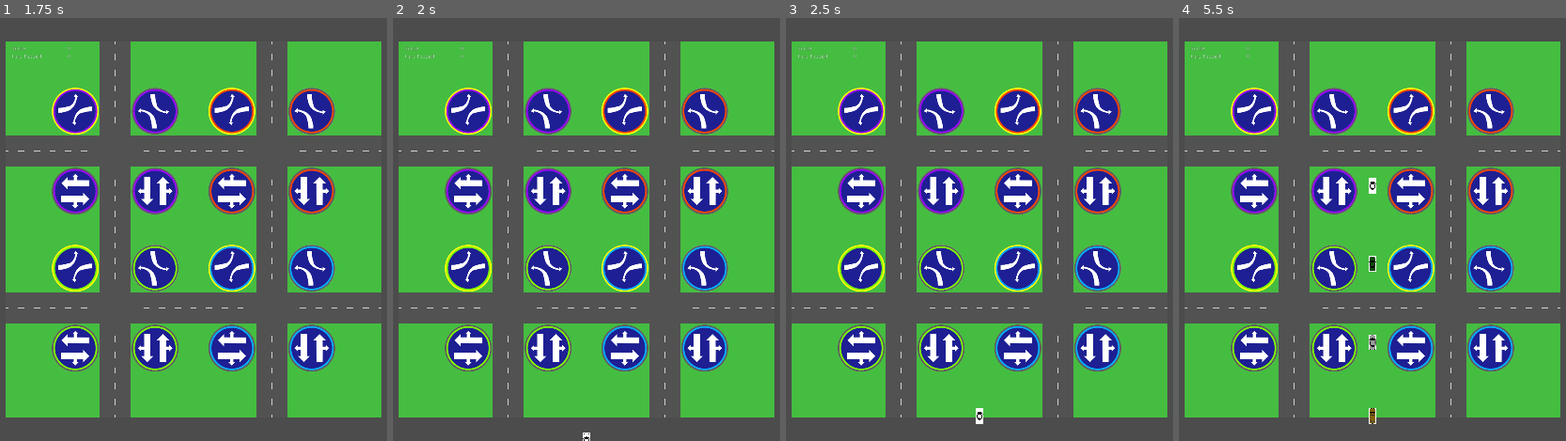
Above: before the commit, frames 1-4 (left to right).
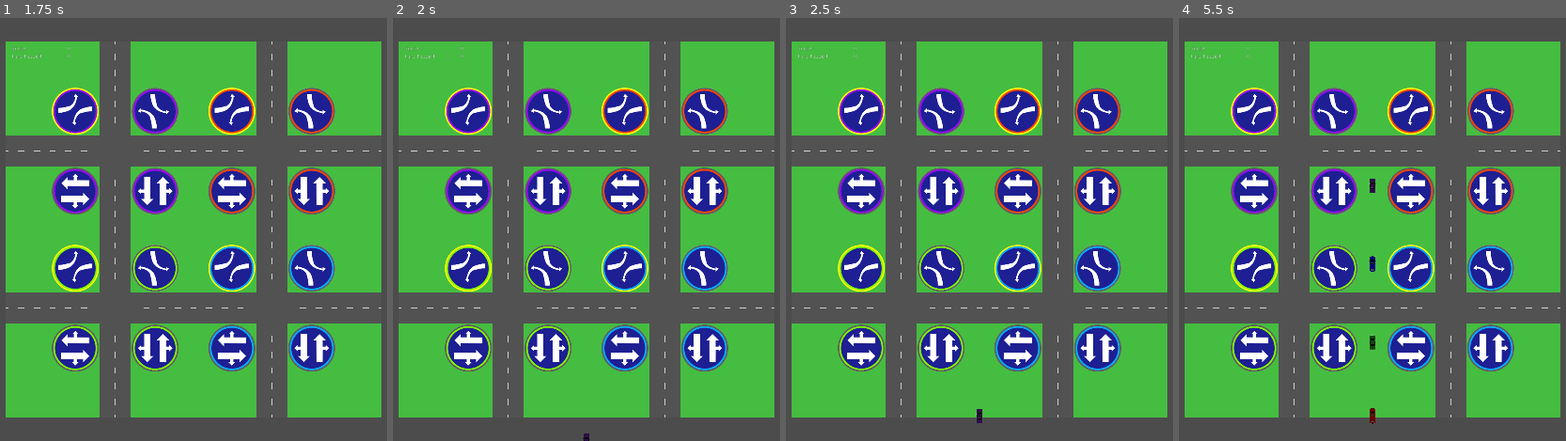
Above: after the commit, the same moments.

Repository: nicohi/terrific-lights-multiplayer
Game: Godot game, scene res://Map.tscn
The game is run twice, just before and just after one commit, with the same random seed, the same clock (stepped at 60 frames per second) and the same inputs.
Inputs (mouse positions are in pixels of both pictures, inside the frame that each line leads up to):
- Up to frame 1 (1.75 s): tap Enter at 0.5 s; move the mouse to (359, 208) at 0.52 s; click (359, 208) at 0.67 s; tap Space at 1.25 s; move the mouse to (42, 250) at 1.27 s; click (42, 250) at 1.42 s
- Up to frame 2 (2 s): no input
- Up to frame 3 (2.5 s): tap Enter at 2 s; move the mouse to (1053, 136) at 2.02 s; click (1053, 136) at 2.17 s
- Up to frame 4 (5.5 s): tap Space at 2.75, 4.25 s; move the mouse to (1333, 314) at 2.77 s; click (1333, 314) at 2.92 s; tap Enter at 3.5 s; move the mouse to (outside the picture) at 3.52 s; click (outside the picture) at 3.67 s; move the mouse to (outside the picture) at 4.27 s; click (outside the picture) at 4.42 s; move the mouse to (1411, 229) at 5.02 s; click (1411, 229) at 5.17 s

Frame 1 is identical in both runs. In frame 2, less than 0.1% of the frame differs, in the area x 49-51%, y 98-100%; in frame 3, less than 0.1%; in frame 4, 0.3%, in the area x 49-51%, y 37-96%.

Commit message:
Animated cars

Diff:
--- a/Car/Car.gd
+++ b/Car/Car.gd
@@ -33,15 +33,16 @@
 
 var timer: Timer
 
-var blackCar = preload("res://Car/Car1BlackTransparent.jpg")
-var blueCar = preload("res://Car/Car1BlueTransparent.jpg")
-var redCar = preload("res://Car/Car1RedTransparent.jpg")
-var tanCar = preload("res://Car/Car1TanTransparent.jpg")
-var greenCar = preload("res://Car/Car2GreenTransparent.jpg")
-var orangeCar = preload("res://Car/Car2OrangeTransparent.jpg")
-var purpleCar = preload("res://Car/Car2PurpleTransparent.jpg")
-var tealCar = preload("res://Car/Car2TealTransparent.jpg")
-var whiteCar = preload("res://Car/Car2WhiteTransparent.jpg")
+var blackCar = preload("res://Car/TriotemplateBlackTurns.png")
+var blueCar = preload("res://Car/TriotemplateBlueTurns.png")
+var redCar = preload("res://Car/TriotemplateRedTurn.png")
+var tanCar = preload("res://Car/TriotemplateTanTurns.png")
+var greenCar = preload("res://Car/TriotemplateGreenTurns.png")
+var orangeCar = preload("res://Car/TriotemplateOrangeTurns.png")
+var purpleCar = preload("res://Car/TriotemplatePurpleTurns.png")
+var tealCar = preload("res://Car/TriotemplateTealTurns.png")
+var whiteCar1 = preload("res://Car/TriotemplateWhite1Turns.png")
+var whiteCar2 = preload("res://Car/TriotemplateWhite2Turns.png")
 
 var carTextures = [
 	blackCar,
@@ -52,7 +53,8 @@
 	orangeCar,
 	purpleCar,
 	tealCar,
-	whiteCar
+	whiteCar1,
+	whiteCar2
 ]
 
 onready var start_pos := Vector2(
@@ -60,6 +62,7 @@
 	get_viewport_rect().size.y + PADDING
 )
 onready var sprite := $Sprite
+onready var animationPlayer := $AnimationPlayer
 
 func _init():
 	timer = Timer.new()
@@ -97,6 +100,7 @@
 	drive = false
 	points = MAX_POINTS
 	timer.stop()
+	animationPlayer.play("DriveStraight")
 
 # returns true if the car is out of the screens view
 func _out_of_view() -> bool:
@@ -111,10 +115,19 @@
 
 func _set_speed_and_direction():
 	if self.position.y <= 2 * OS.window_size.y / 3 and direction != DIRECTIONS[2]:
+		match direction:
+			RIGHT:
+				animationPlayer.play("TurnRight")
+			LEFT:
+				animationPlayer.play("TurnLeft")
+			_:
+				animationPlayer.play("DriveStraight")
+
 		current_speed = TURNING_SPEED
 		speed_modifier = FRICTION
 
 	if turn_done:
+		animationPlayer.play("DriveStraight")
 		current_speed = MAX_SPEED
 		speed_modifier = ACCELERATION
 
--- a/Car/Car.tscn
+++ b/Car/Car.tscn
@@ -1,7 +1,56 @@
-[gd_scene load_steps=3 format=2]
+[gd_scene load_steps=6 format=2]
 
 [ext_resource path="res://Car/Car.gd" type="Script" id=1]
-[ext_resource path="res://Car/Car1BlackTransparent.jpg" type="Texture" id=2]
+[ext_resource path="res://Car/TriotemplateOrangeTurns.png" type="Texture" id=2]
+
+[sub_resource type="Animation" id=1]
+resource_name = "DriveStraight"
+length = 0.1
+loop = true
+tracks/0/type = "value"
+tracks/0/path = NodePath("Sprite:frame")
+tracks/0/interp = 1
+tracks/0/loop_wrap = true
+tracks/0/imported = false
+tracks/0/enabled = true
+tracks/0/keys = {
+"times": PoolRealArray( 0 ),
+"transitions": PoolRealArray( 1 ),
+"update": 1,
+"values": [ 0 ]
+}
+
+[sub_resource type="Animation" id=2]
+resource_name = "TurnLeft"
+loop = true
+tracks/0/type = "value"
+tracks/0/path = NodePath("Sprite:frame")
+tracks/0/interp = 1
+tracks/0/loop_wrap = true
+tracks/0/imported = false
+tracks/0/enabled = true
+tracks/0/keys = {
+"times": PoolRealArray( 0, 0.5 ),
+"transitions": PoolRealArray( 1, 1 ),
+"update": 1,
+"values": [ 0, 1 ]
+}
+
+[sub_resource type="Animation" id=3]
+resource_name = "TurnRight"
+loop = true
+tracks/0/type = "value"
+tracks/0/path = NodePath("Sprite:frame")
+tracks/0/interp = 1
+tracks/0/loop_wrap = true
+tracks/0/imported = false
+tracks/0/enabled = true
+tracks/0/keys = {
+"times": PoolRealArray( 0, 0.5 ),
+"transitions": PoolRealArray( 1, 1 ),
+"update": 1,
+"values": [ 0, 2 ]
+}
 
 [node name="Car" type="KinematicBody2D"]
 script = ExtResource( 1 )
@@ -12,3 +61,10 @@
 [node name="Sprite" type="Sprite" parent="."]
 scale = Vector2( 0.2, 0.2 )
 texture = ExtResource( 2 )
+hframes = 3
+frame = 2
+
+[node name="AnimationPlayer" type="AnimationPlayer" parent="."]
+anims/DriveStraight = SubResource( 1 )
+anims/TurnLeft = SubResource( 2 )
+anims/TurnRight = SubResource( 3 )
Binary file removed: Car/Car1BlackTransparent.jpg
Not shown, removed: Car/Car1BlackTransparent.jpg.import
Binary file removed: Car/Car1BlueTransparent.jpg
Not shown, removed: Car/Car1BlueTransparent.jpg.import
Binary file removed: Car/Car1RedTransparent.jpg
Not shown, removed: Car/Car1RedTransparent.jpg.import
Binary file removed: Car/Car1TanTransparent.jpg
Not shown, removed: Car/Car1TanTransparent.jpg.import
Binary file removed: Car/Car1Transparent.jpg
Not shown, removed: Car/Car1Transparent.jpg.import
Binary file removed: Car/Car2GreenTransparent.jpg
Not shown, removed: Car/Car2GreenTransparent.jpg.import
(and 28 more such lines)
